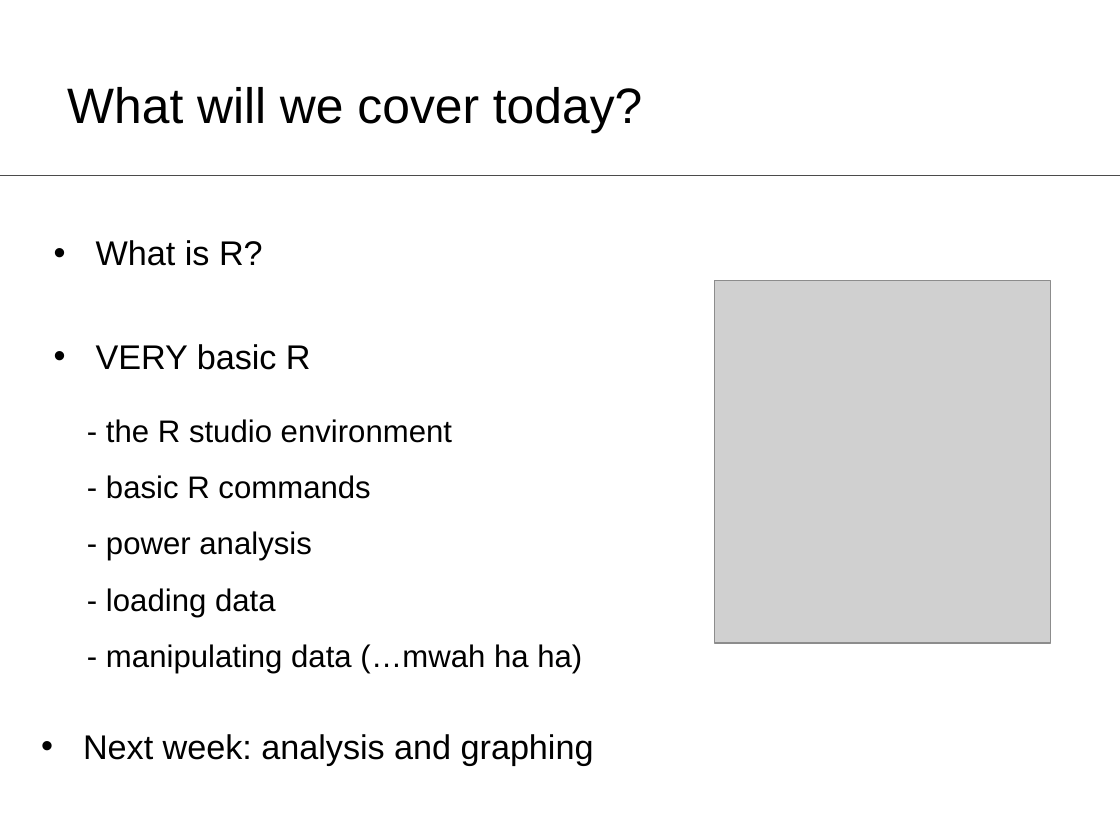
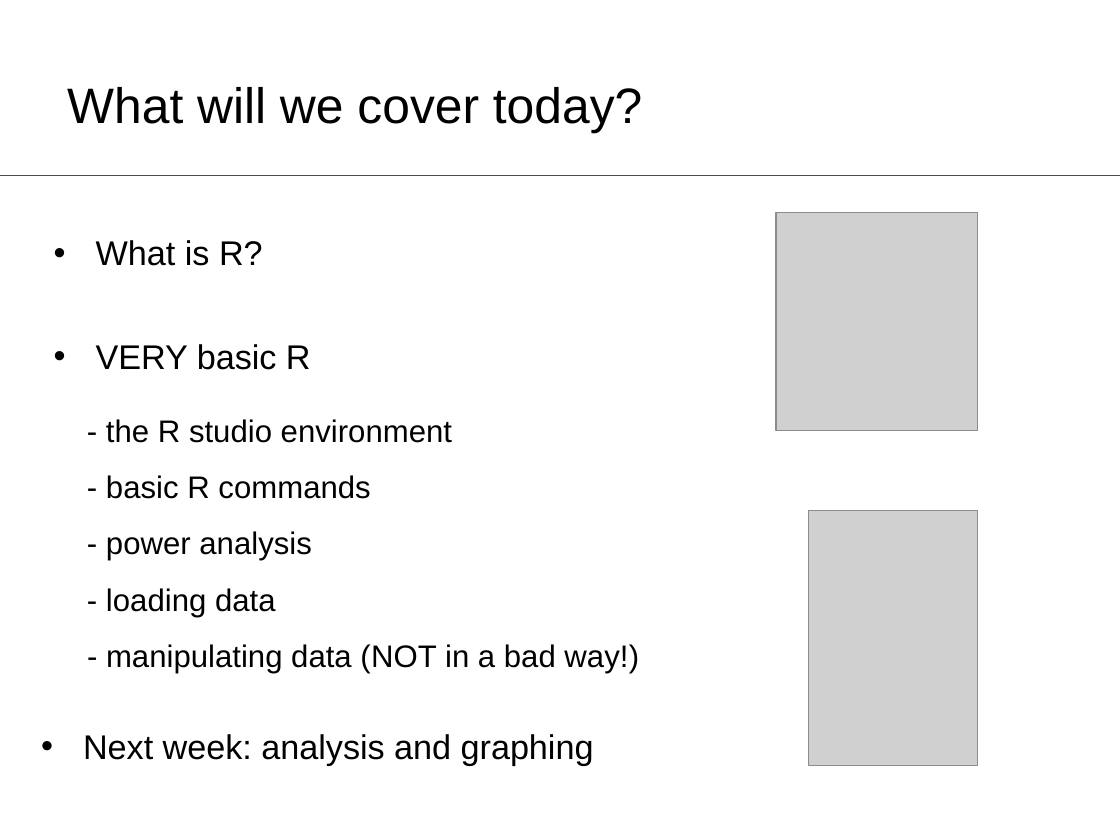
Before and after one commit to ClareSutherland/BasicR, a slide deck: slide 3 of R_workshop1_slides.pptx. Drawn at 1120x840 pixels with LibreOffice and Linux fonts; fonts in the diff are those of the drawing; grey boxes stand for pictures. Boxes give left, top, right and bottom in pixels: in the first picture for what was removed or moved away, otherwise in the second. Text is boxed around its words. In the diff, an @@ line names an element or a change of style, - is before the commit and + after.

```diff
--- a/R_workshop1_slides.pptx
+++ b/R_workshop1_slides.pptx
@@ picture: place and size @@
-picture at (715, 281, 1051, 644)
+picture at (776, 213, 978, 430)
@@ picture added at (809, 511, 978, 765) @@
@@ text at (106, 644, 639, 673): text changed @@
-- manipulating data (…mwah ha ha)
+- manipulating data (NOT in a bad way!)
```
Also in this commit, not shown: 10 other slides changed, 4 slides added.
